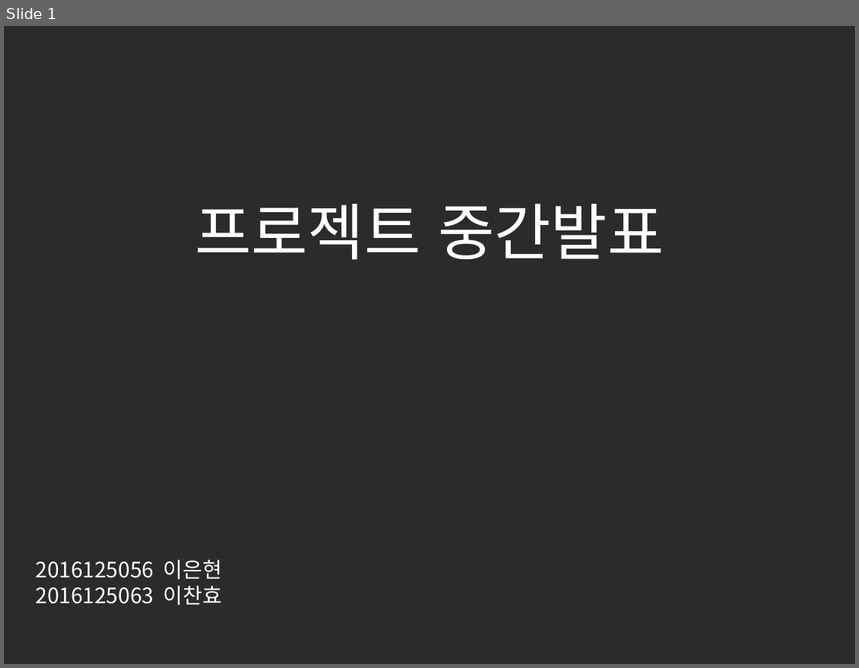
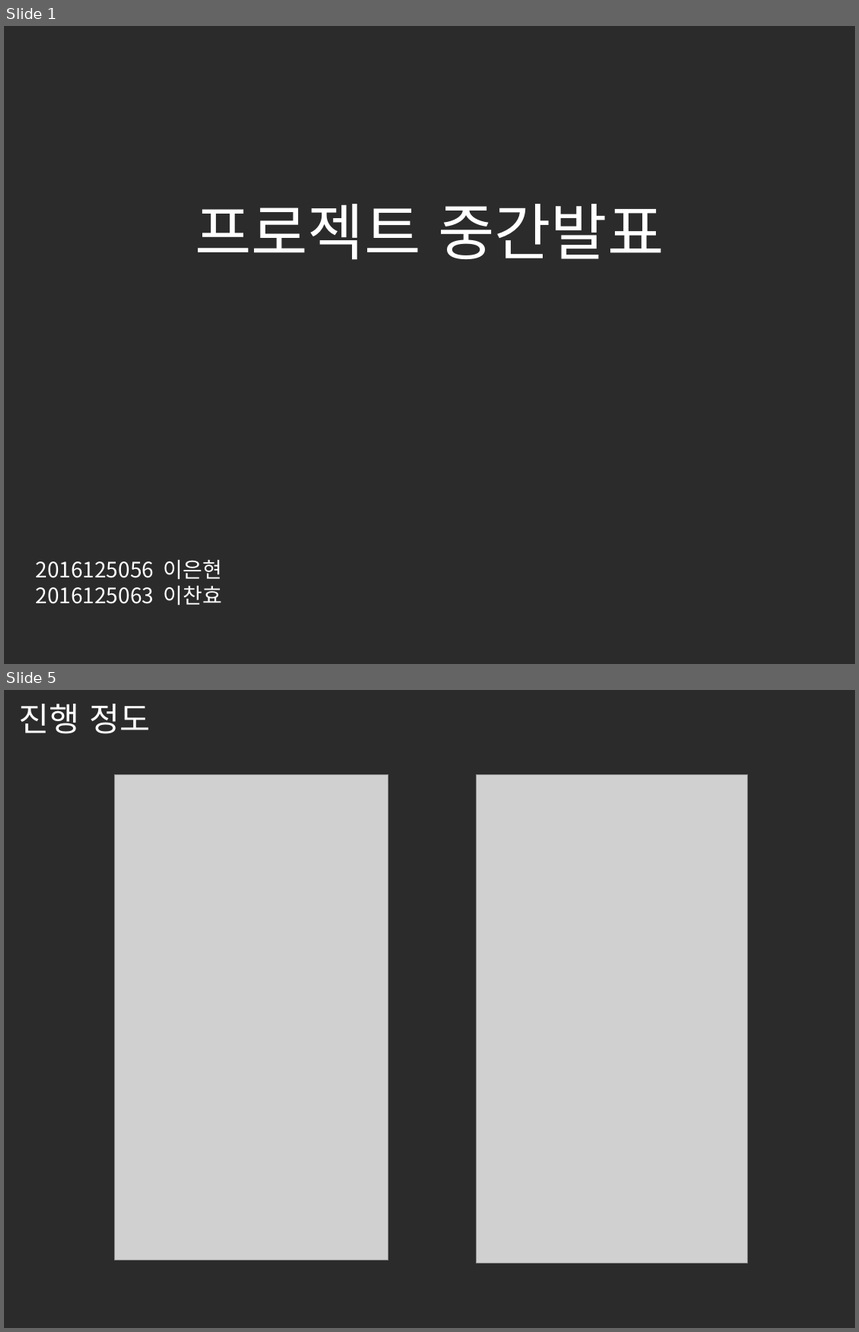
Before and after one commit to dlcksgy/PreventSNSAddiction, a slide deck: 모바일SW 중간발표.pptx. Shown one above the other, each under a label of ours: slide 1 before the commit, slides 1 and 5 after it; the slides between them are not shown. The pictures are 859x668 and 859x1332 pixels, drawn with LibreOffice and Linux fonts; fonts in the diff are those of the drawing; grey boxes stand for pictures; background and template pictures are left out; a plain dark background stands for a picture behind light text. Boxes give left, top, right and bottom in pixels: in the first picture for what was removed or moved away, otherwise in the second. Text is boxed around its words. In the diff, an @@ line names an element or a change of style, - is before the commit and + after.

```diff
--- a/모바일SW 중간발표.pptx
+++ b/모바일SW 중간발표.pptx
@@ slide 5 added at (4,690,855,1328), background picture (left out) @@
@@ title added at (19,704,150,734), 28 pt, text #FFFFFF @@
+진행 정도
@@ picture added at (115,774,389,1260) @@
@@ picture added at (477,774,748,1263) @@
```
Also in this commit, not shown: 7 slides changed, 1 other file.
